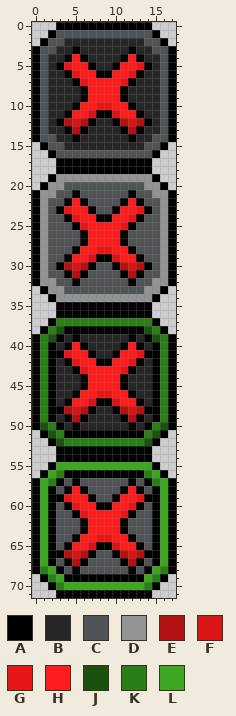
Sprite sheet -- interface/scripted/collections/pat_crashbutton.png. Above is the file before it was changed.
The file is 18x72 pixels. Colours within 5 levels of each other are drawn and written as one.
Palette (. is transparent): A #000000  B #262626  C #515457  D #939395  E #b31212  F #d91515  G #e71717  H #ff1c1c  J #1a510e  K #297e17  L #3ea721
And afterwards:
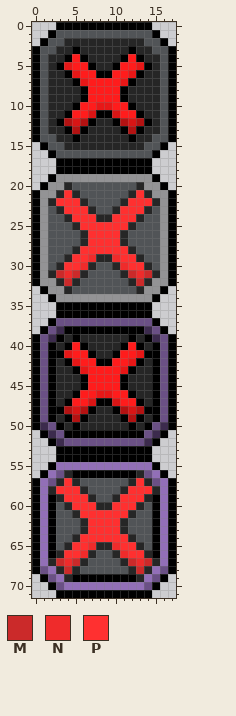
Colours new in this view: M #cb2a2a  N #ef2b2b  P #ff3030
Diff:
@@ palette @@
-J #1a510e
+J #3c2b4d
-K #297e17
+K #6a5085
-L #3ea721
+L #926fb7
@@ x 0..17 @@
 19 ..ADDDDDDDDDDDDA..
-20 .ADDCCCCCCCCCCDDA.
-21 ADDCCACCCCCCACCDDA
-22 ADCCAHACCCCAHACCDA
-23 ADCAGHHACCAHHGACDA
-24 ADCCAGHHAAHHGACCDA
-25 ADCCCAGHHHHGACCCDA
-26 ADCCCCAHHHHACCCCDA
-27 ADCCCCAHHHHACCCCDA
-28 ADCCCAHHGGHHACCCDA
-29 ADCCAHHFAAFHHACCDA
-30 ADCAEFEACCAEFEACDA
-31 ADCCAEACCCCAEACCDA
-32 ADDCCACCCCCCACCDDA
-33 .ADDCCCCCCCCCCDDA.
+20 .ADDBCCCCCCCCBDDA.
+21 ADDBPBCCCCCCBPBDDA
+22 ADBPPPBCCCCBPPPBDA
+23 ADCBPPPBCCBPPPBCDA
+24 ADCCBPPPBBPPPBCCDA
+25 ADCCCBPPPPPPBCCCDA
+26 ADCCCCBPPPPBCCCCDA
+27 ADCCCCBPPPPBCCCCDA
+28 ADCCCBPPPPPPBCCCDA
+29 ADCCBPPNBBNPPBCCDA
+30 ADCBPPNBCCBNPPBCDA
+31 ADBMNMBCCCCBMNMBDA
+32 ADDBMBCCCCCCBMBDDA
+33 .ADDBCCCCCCCCBDDA.
 34 ..ADDDDDDDDDDDDA..
@@ x 0..17 @@
 55 ..ALLLLLLLLLLLLA..
-56 .ALKAAAAAAAAAAKLA.
-57 ALKACACCCCCCACAKLA
-58 ALACAHACCCCAHACALA
-59 ALAAGHHACCAHHGAALA
-60 ALACAGHHAAHHGACALA
-61 ALACCAGHHHHGACCALA
-62 ALACCCAHHHHACCCALA
-63 ALACCCAHHHHACCCALA
-64 ALACCAHHGGHHACCALA
-65 ALACAHHFAAFHHACALA
-66 ALAAEFEACCAEFEAALA
-67 ALACAEACCCCAEACALA
-68 AKLACACCCCCCACALKA
-69 .AKLAAAAAAAAAALKA.
+56 .ALKBAAAAAAAABKLA.
+57 ALKBPBCCCCCCBPBKLA
+58 ALBPPPBCCCCBPPPBLA
+59 ALABPPPBCCBPPPBALA
+60 ALACBPPPBBPPPBCALA
+61 ALACCBPPPPPPBCCALA
+62 ALACCCBPPPPBCCCALA
+63 ALACCCBPPPPBCCCALA
+64 ALACCBPPPPPPBCCALA
+65 ALACBPPNBBNPPBCALA
+66 ALABPPNBCCBNPPBALA
+67 ALBMNMBCCCCBMNMBLA
+68 AKLBMBCCCCCCBMBLKA
+69 .AKLBAAAAAAAABLKA.
 70 ..AKLLLLLLLLLLKA..
